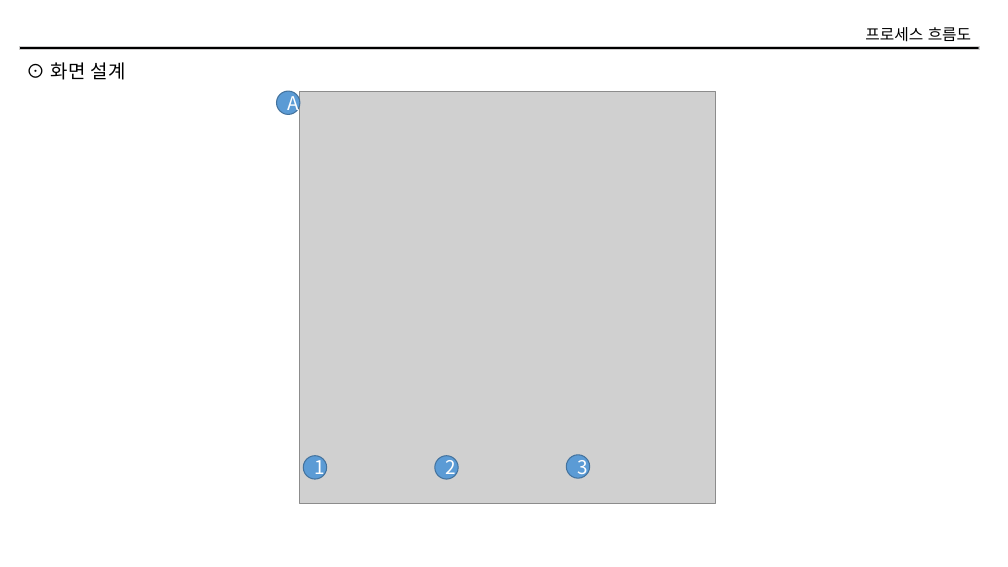
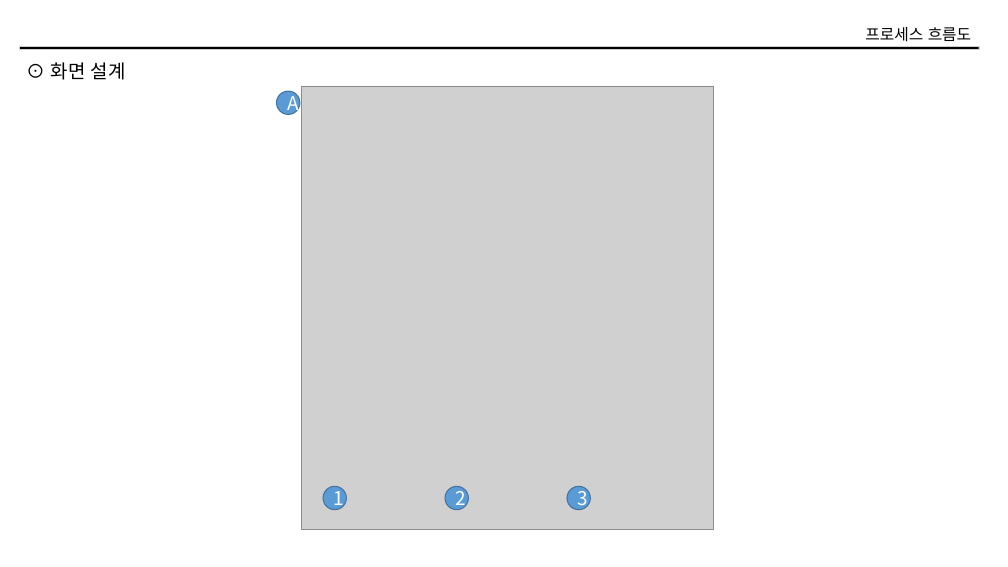
Before and after one commit to smilebulee/infogen_ims, a slide deck: slide 3 of 산출물/설계/AND-001.화면설계서/20200806_IMS_AND-07_화면설계서_개발자 등록_v0.1.pptx. Drawn at 1008x567 pixels with LibreOffice and Linux fonts; fonts in the diff are those of the drawing; grey boxes stand for pictures. Boxes give left, top, right and bottom in pixels: in the first picture for what was removed or moved away, otherwise in the second. Text is boxed around its words. In the diff, an @@ line names an element or a change of style, - is before the commit and + after.

```diff
--- a/산출물/설계/AND-001.화면설계서/20200806_IMS_AND-07_화면설계서_개발자 등록_v0.1.pptx
+++ b/산출물/설계/AND-001.화면설계서/20200806_IMS_AND-07_화면설계서_개발자 등록_v0.1.pptx
@@ picture: place and size @@
-picture at bbox=[300, 91, 716, 503]
+picture at bbox=[301, 86, 714, 529]
@@ ellipse "1": place and size @@
-ellipse "1" at bbox=[303, 456, 327, 479]
+ellipse "1" at bbox=[323, 486, 346, 510]
@@ ellipse "2": place and size @@
-ellipse "2" at bbox=[435, 456, 458, 479]
+ellipse "2" at bbox=[445, 486, 469, 510]
@@ ellipse "3": place and size @@
-ellipse "3" at bbox=[566, 455, 590, 479]
+ellipse "3" at bbox=[567, 486, 591, 510]
```
Also in this commit, not shown: 5 other files.
